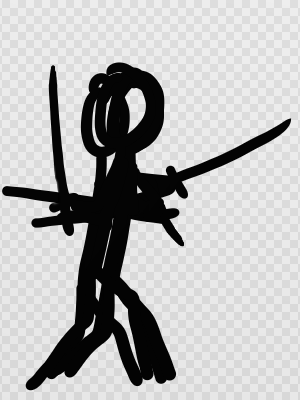
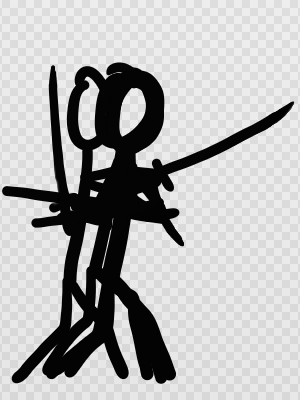
Two versions of the same layered image (300 x 400). Layer-by-layer changes:
painted on (unnamed layer) (1st of 5) over [42, 74, 128, 376]
painted on (unnamed layer) (2nd of 5) over [76, 79, 138, 343]
painted on (unnamed layer) (3rd of 5) over [74, 79, 149, 340]
painted on (unnamed layer) (4th of 5) over [46, 83, 161, 379]
painted on (unnamed layer) (5th of 5) over [11, 66, 295, 391]
